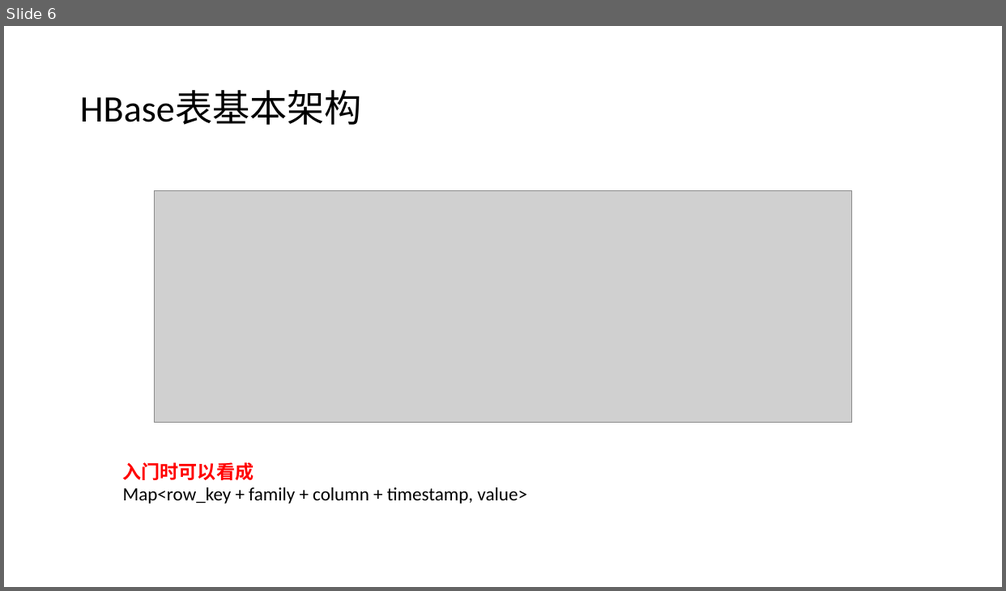
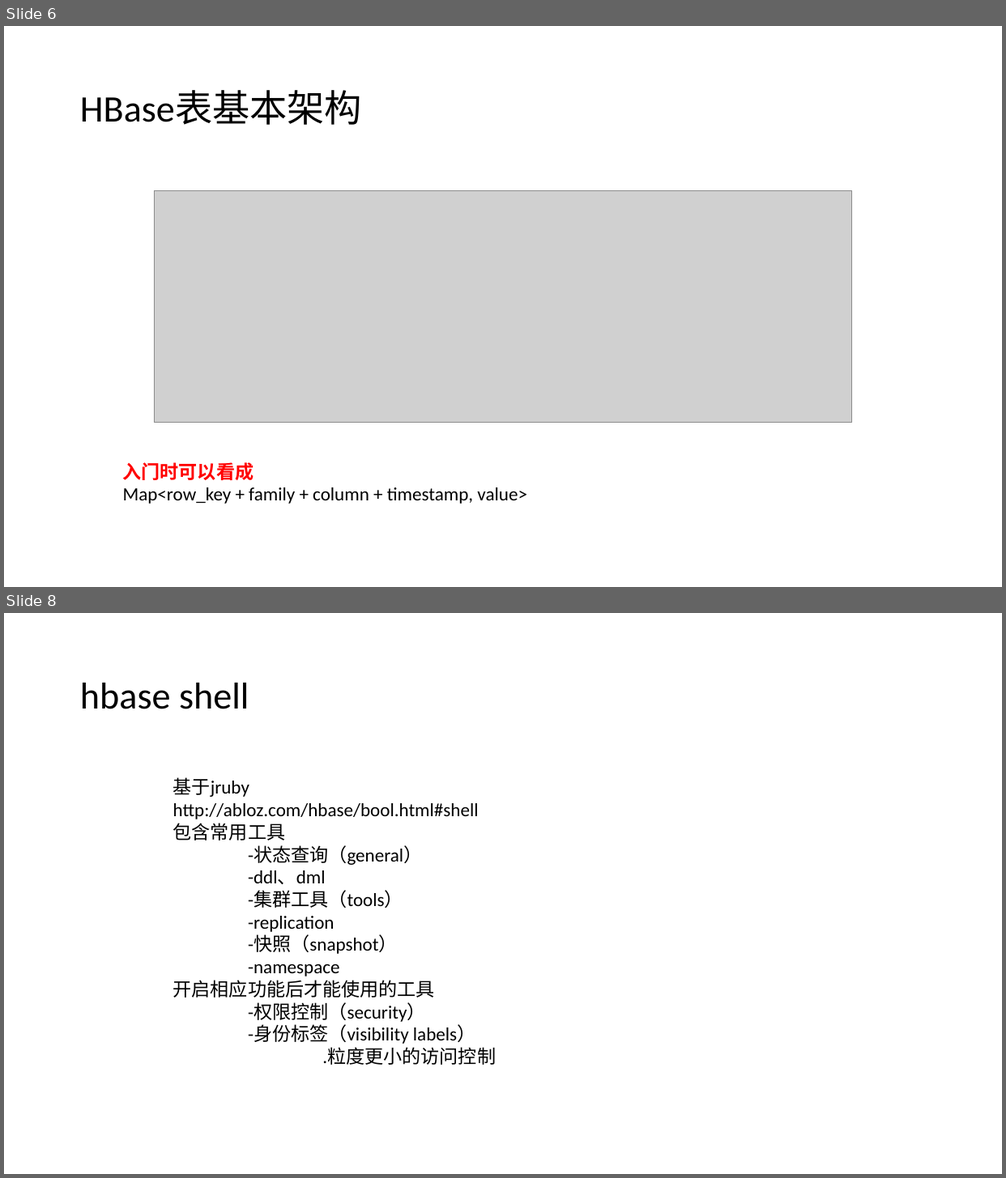
Before and after one commit to lei-zuquan/hbase_learn_call_datails, a slide deck: doc/hbase进阶.pptx. Shown one above the other, each under a label of ours: slide 6 before the commit, slides 6 and 8 after it; the slides between them are not shown. The pictures are 1006x591 and 1006x1178 pixels, drawn with LibreOffice and Linux fonts; fonts in the diff are those of the drawing; grey boxes stand for pictures. Boxes give left, top, right and bottom in pixels: in the first picture for what was removed or moved away, otherwise in the second. Text is boxed around its words. In the diff, an @@ line names an element or a change of style, - is before the commit and + after.

```diff
--- a/doc/hbase进阶.pptx
+++ b/doc/hbase进阶.pptx
@@ slide 8 added at (x1=4, y1=613, x2=1002, y2=1174), background #FFFFFF @@
@@ title added at (x1=80, y1=683, x2=249, y2=709), 36 pt, text #000000 @@
+hbase shell
@@ text added at (x1=173, y1=777, x2=496, y2=1065), 18 pt, text #000000 @@
+基于jruby
+http://abloz.com/hbase/bool.html#shell
+包含常用工具
+-状态查询（general）
+-ddl、dml
+-集群工具（tools）
+-replication
+-快照（snapshot）
+-namespace
+开启相应功能后才能使用的工具
+-权限控制（security）
+-身份标签（visibility labels）
+.粒度更小的访问控制
```
Also in this commit, not shown: 5 other slides added.
